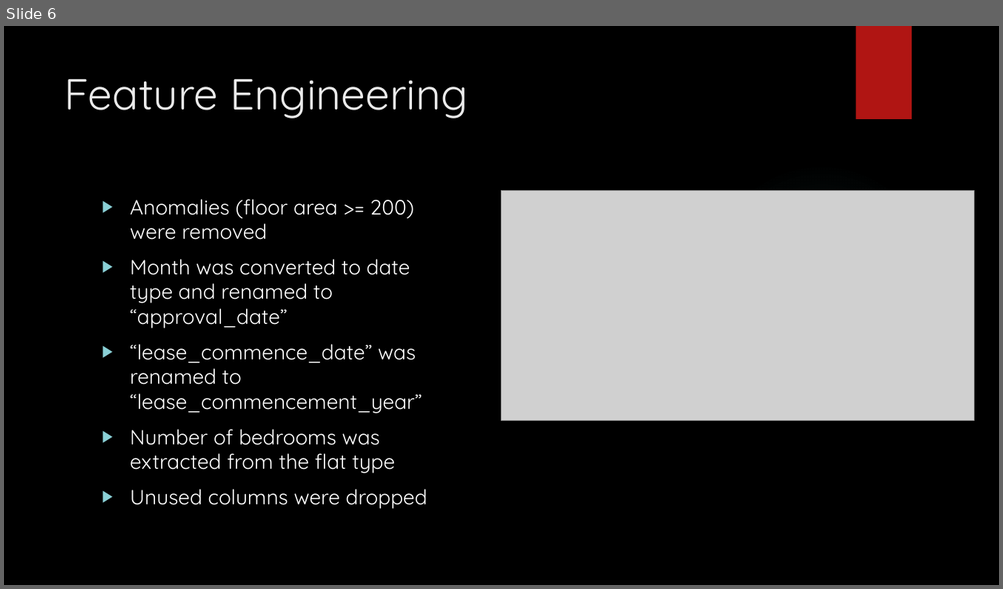
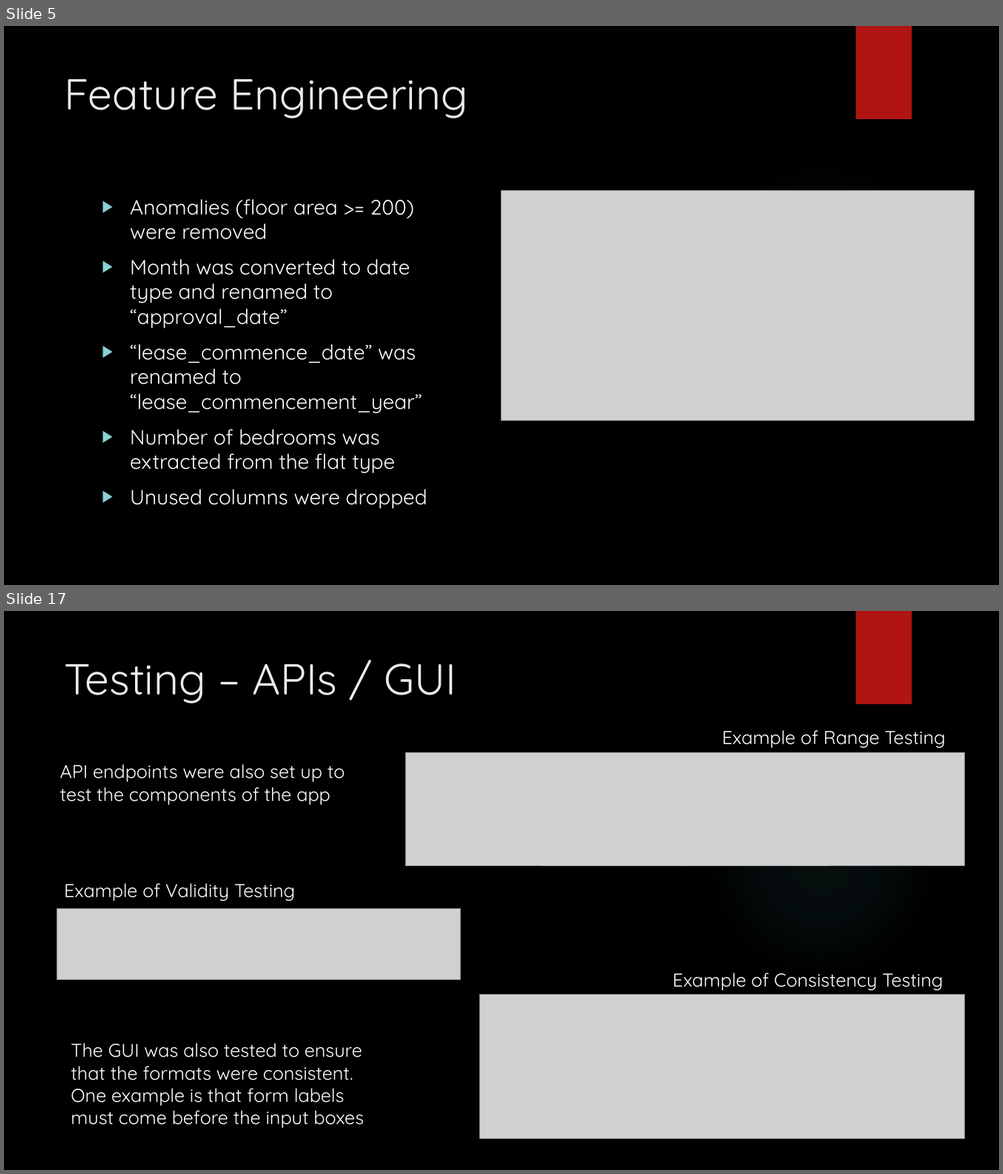
Before and after one commit to ethanolx/SG-Resale-Housing-py, a slide deck: doc/slides.pptx. Shown one above the other, each under a label of ours: slide 6 before the commit, slides 5 and 17 after it; the slides between them are not shown. The pictures are 1003x589 and 1003x1174 pixels, drawn with LibreOffice and Linux fonts; fonts in the diff are those of the drawing; grey boxes stand for pictures; background and template pictures are left out. Boxes give left, top, right and bottom in pixels: in the first picture for what was removed or moved away, otherwise in the second. Text is boxed around its words. In the diff, an @@ line names an element or a change of style, - is before the commit and + after.

```diff
--- a/doc/slides.pptx
+++ b/doc/slides.pptx
@@ slide 17 added at box(4, 611, 999, 1170), background picture (left out); not listed: 2 template elements that a slide beside it also shows @@
@@ title added at box(64, 664, 456, 703), 42 pt, text #EBEBEB @@
+Testing – APIs / GUI
@@ text added at box(722, 730, 945, 748), 18 pt, text #FFFFFF @@
+Example of Range Testing
@@ text added at box(60, 764, 344, 805), 18 pt, text #FFFFFF @@
+API endpoints were also set up to test the components of the app
@@ picture added at box(406, 753, 965, 866) @@
@@ text added at box(64, 883, 295, 901), 18 pt, text #FFFFFF @@
+Example of Validity Testing
@@ picture added at box(57, 909, 461, 980) @@
@@ text added at box(672, 973, 942, 991), 18 pt, text #FFFFFF @@
+Example of Consistency Testing
@@ picture added at box(479, 995, 965, 1139) @@
@@ text added at box(71, 1043, 364, 1128), 18 pt, text #FFFFFF @@
+The GUI was also tested to ensure that the formats were consistent. One example is that form labels must come before the input boxes
@@ what was slide 6 is now slide 5 @@
```
Also in this commit, not shown: 3 slides changed, 12 other slides added, 15 slides removed, 1 other file.
